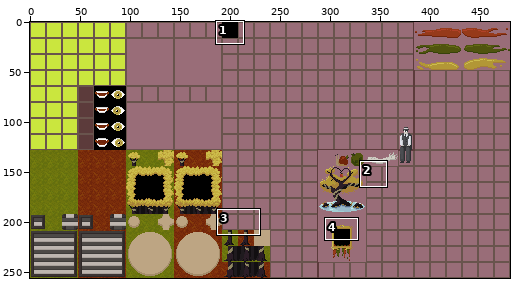
A sprite sheet gets an edit: Yume Nikki Fangame/ChipSet/bo_chipset.png. The picture above shows the old version from afar; the outline marks the close-up.
Close-up. Before the edit:
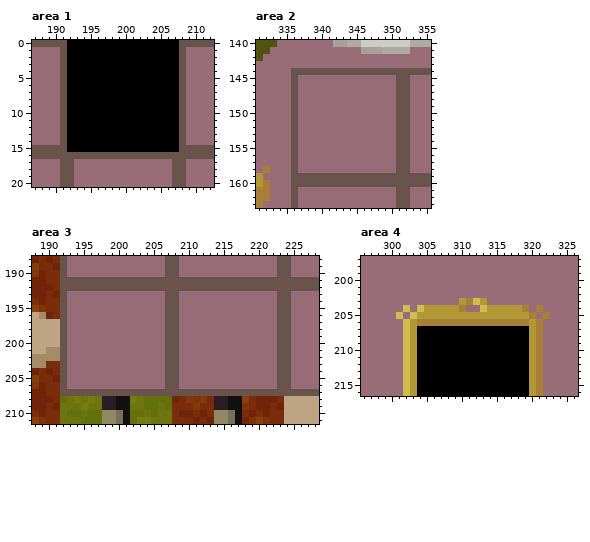
The file is 480x256 pixels. Colours within 5 levels of each other are drawn and written as one. Shown: area 1: x 187..212, y 0..20; area 2: x 331..355, y 140..163; area 3: x 188..228, y 188..211; area 4: x 296..326, y 197..216. The commit also changed other parts of the picture, which this record leaves out.
The same view after the edit:
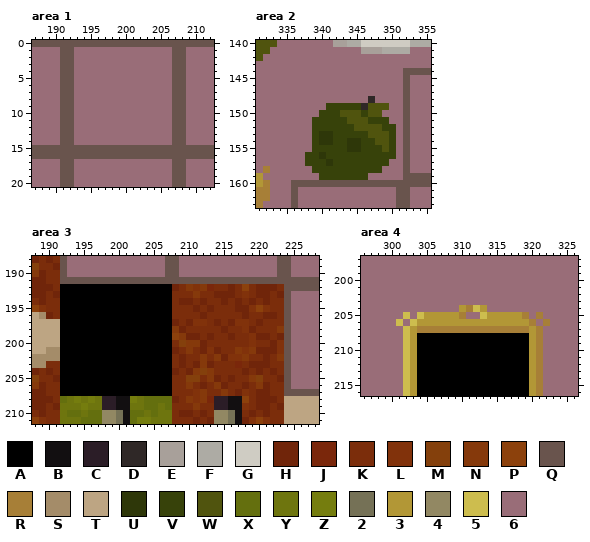
Palette (. is transparent): A #000000  B #120f11  C #2b1d27  D #2f2827  E #a8a09a  F #adaba4  G #cfccc3  H #70250a  J #7a270b  K #7b2d0b  L #81320b  M #84400c  N #85390b  P #8c410c  Q #69544d  R #a77f37  S #a48c69  T #bda583  U #2e3709  V #37420a  W #50540e  X #646f0e  Y #6e750e  Z #757d0e  2 #757156  3 #b29736  4 #928863  5 #cdbd4e  6 #996d78
The exact change:
--- area 1
@@ x 187..212 @@
- 0 QQQQQAAAAAAAAAAAAAAAAQQQQQ
- 1 6666QAAAAAAAAAAAAAAAAQ6666
- 2 6666QAAAAAAAAAAAAAAAAQ6666
- 3 6666QAAAAAAAAAAAAAAAAQ6666
- 4 6666QAAAAAAAAAAAAAAAAQ6666
- 5 6666QAAAAAAAAAAAAAAAAQ6666
- 6 6666QAAAAAAAAAAAAAAAAQ6666
- 7 6666QAAAAAAAAAAAAAAAAQ6666
- 8 6666QAAAAAAAAAAAAAAAAQ6666
- 9 6666QAAAAAAAAAAAAAAAAQ6666
-10 6666QAAAAAAAAAAAAAAAAQ6666
-11 6666QAAAAAAAAAAAAAAAAQ6666
-12 6666QAAAAAAAAAAAAAAAAQ6666
-13 6666QAAAAAAAAAAAAAAAAQ6666
-14 6666QAAAAAAAAAAAAAAAAQ6666
-15 QQQQQAAAAAAAAAAAAAAAAQQQQQ
+ 0 QQQQQQQQQQQQQQQQQQQQQQQQQQ
+ 1 6666QQ66666666666666QQ6666
+ 2 6666QQ66666666666666QQ6666
+ 3 6666QQ66666666666666QQ6666
+ 4 6666QQ66666666666666QQ6666
+ 5 6666QQ66666666666666QQ6666
+ 6 6666QQ66666666666666QQ6666
+ 7 6666QQ66666666666666QQ6666
+ 8 6666QQ66666666666666QQ6666
+ 9 6666QQ66666666666666QQ6666
+10 6666QQ66666666666666QQ6666
+11 6666QQ66666666666666QQ6666
+12 6666QQ66666666666666QQ6666
+13 6666QQ66666666666666QQ6666
+14 6666QQ66666666666666QQ6666
+15 QQQQQQQQQQQQQQQQQQQQQQQQQQ
 16 QQQQQQQQQQQQQQQQQQQQQQQQQQ
--- area 2
@@ x 331..355 @@
 143 6666666666666666666666666
-144 66666QQQQQQQQQQQQQQQQQQQQ
-145 66666Q66666666666666QQ666
-146 66666Q66666666666666QQ666
-147 66666Q66666666666666QQ666
-148 66666Q66666666666666QQ666
-149 66666Q66666666666666QQ666
-150 66666Q66666666666666QQ666
-151 66666Q66666666666666QQ666
-152 66666Q66666666666666QQ666
-153 66666Q66666666666666QQ666
-154 66666Q66666666666666QQ666
-155 66666Q66666666666666QQ666
-156 66666Q66666666666666QQ666
-157 66666Q66666666666666QQ666
-158 6R666Q66666666666666QQ666
-159 36666QQQQQQQQQQQQQQQQQQQQ
+144 666666666666666666666QQQQ
+145 666666666666666666666Q666
+146 666666666666666666666Q666
+147 666666666666666666666Q666
+148 6666666666666666D6666Q666
+149 6666666666VVVVVDWWW66Q666
+150 666666666VVVWWWVWW666Q666
+151 66666666VVVVVWWWVVV66Q666
+152 66666666VVVVVVWWWWVV6Q666
+153 66666666VUUVVVVVWWWV6Q666
+154 66666666VUUVVUUVVWWV6Q666
+155 66666666VVVVVUUVVVWV6Q666
+156 6666666VVUVVVVVVVVVV6Q666
+157 6666666VVVUVVVVVVVV66Q666
+158 6R666666VVVVVVVVVV666Q666
+159 366666666VVVVVVV66666QQQQ
 160 3R666QQQQQQQQQQQQQQQQQQQQ
--- area 3
@@ x 188..228 @@
 191 HHKKQQQQQQQQQQQQQQQQQQQQQQQQQQQQQQQQQQQQQ
-192 HHHKQQQQQQQQQQQQQQQQQQQQQQQQQQQQQQQQQQQQQ
-193 HHKHQ66666666666666QQ66666666666666QQ6666
-194 KHKKQ66666666666666QQ66666666666666QQ6666
-195 PLKKQ66666666666666QQ66666666666666QQ6666
-196 TSHKQ66666666666666QQ66666666666666QQ6666
-197 TTTTQ66666666666666QQ66666666666666QQ6666
-198 TTTTQ66666666666666QQ66666666666666QQ6666
-199 TTTTQ66666666666666QQ66666666666666QQ6666
-200 TTTTQ66666666666666QQ66666666666666QQ6666
-201 TTSSQ66666666666666QQ66666666666666QQ6666
-202 SSSSQ66666666666666QQ66666666666666QQ6666
-203 SSKKQ66666666666666QQ66666666666666QQ6666
-204 HKHKQ66666666666666QQ66666666666666QQ6666
-205 MKKHQ66666666666666QQ66666666666666QQ6666
-206 NHKKQ66666666666666QQ66666666666666QQ6666
-207 HHKKQQQQQQQQQQQQQQQQQQQQQQQQQQQQQQQQQQQQQ
+192 HHHKAAAAAAAAAAAAAAAAHKNLNJKKHKPKHHHKQQQQQ
+193 HHKHAAAAAAAAAAAAAAAAKKKNKKHHHKLKHHKHQ6666
+194 KHKKAAAAAAAAAAAAAAAAKHHKHKKHKHKHKHKKQ6666
+195 PLKKAAAAAAAAAAAAAAAAKKKHKHKKKHHLPLKKQ6666
+196 TSHKAAAAAAAAAAAAAAAAKKKKHKKKKKHKKHHKQ6666
+197 TTTTAAAAAAAAAAAAAAAAHKHLLKHKHLLKHKKKQ6666
+198 TTTTAAAAAAAAAAAAAAAANHKKKKKHKKLHKKKNQ6666
+199 TTTTAAAAAAAAAAAAAAAAPNHHKHKKHKKLHHKHQ6666
+200 TTTTAAAAAAAAAAAAAAAAKMNNHKKKKKKLKKHLQ6666
+201 TTSSAAAAAAAAAAAAAAAAHKNKHLHKKNLNHHHLQ6666
+202 SSSSAAAAAAAAAAAAAAAAKHKKNKNHLLNKKHKNQ6666
+203 SSKKAAAAAAAAAAAAAAAAKHKHNHKKKJKHHHKKQ6666
+204 HKHKAAAAAAAAAAAAAAAAHKHNMNKKKKHKHKHKQ6666
+205 MKKHAAAAAAAAAAAAAAAAKKMMKNHKHKKNMKKHQ6666
+206 NHKKAAAAAAAAAAAAAAAAKKNKHKNHKKHKNHKKQ6666
+207 HHKKAAAAAAAAAAAAAAAAKKKLNKKNKHLKHHKKQQQQQ
 208 HHHKXYZYZYCCBBZYXXXXHKNLNJCCBBPKHHHKTTTTT
--- area 4
@@ x 296..326 @@
 202 6666666666666666666666666666666
-203 666666666666663R536666666666666
-204 66666656533333R66533333R6R66666
-205 666665653333333333333333R6R6666
-206 66666653RRRRRRRRRRRRRRRR3R66666
-207 66666653AAAAAAAAAAAAAAAA3R66666
+203 6666666666666666666666666666666
+204 666666666666663R536666666666666
+205 66666656533333R66533333R6R66666
+206 666665653333333333333333R6R6666
+207 66666653RRRRRRRRRRRRRRRR3R66666
 208 66666653AAAAAAAAAAAAAAAA3R66666
Pixel boxes of the changes (left, top, right, bottom) in both close-ups:
changed: (67, 40, 179, 152)
changed: (291, 68, 403, 180)
changed: (60, 284, 284, 396)
changed: (396, 298, 550, 333)
